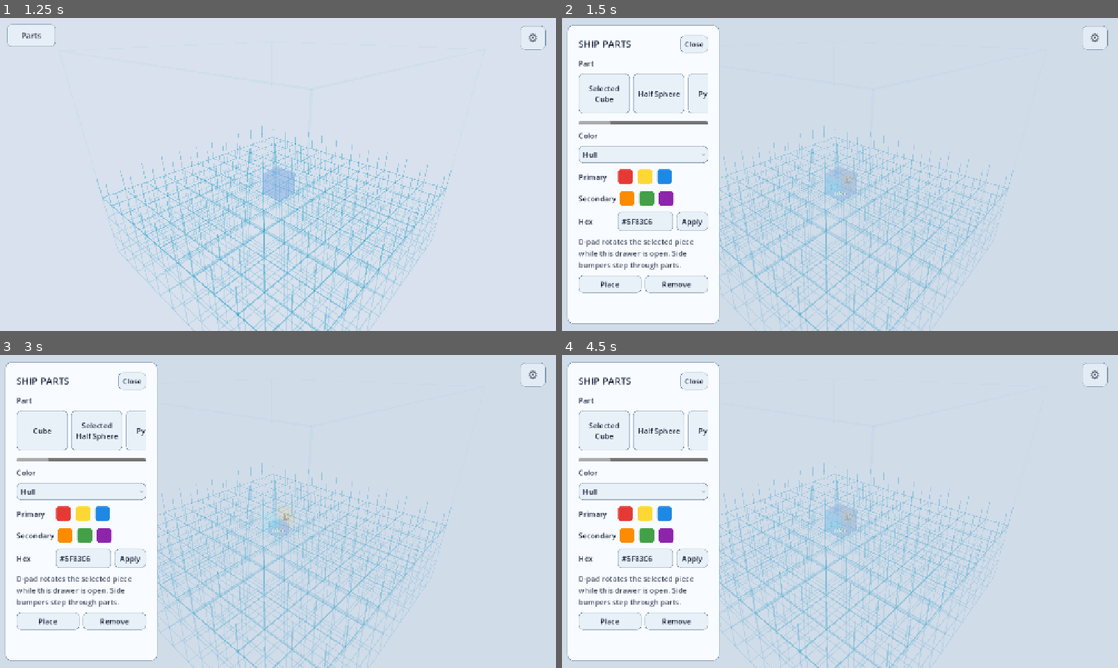
Above: before the commit, frames 1-4 (two rows, left to right).
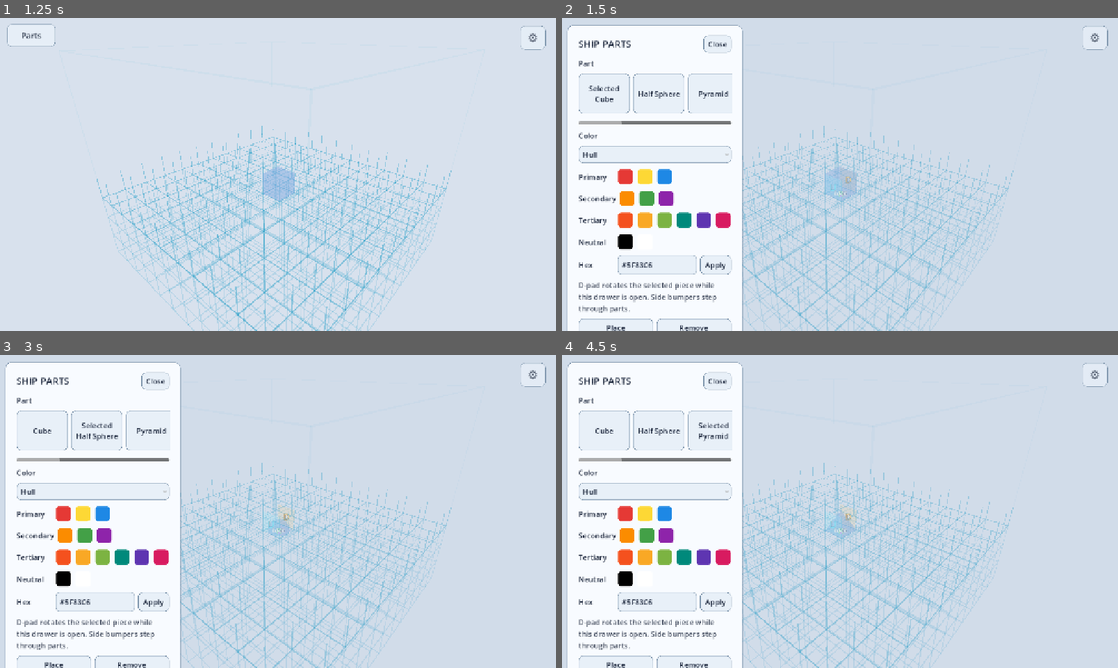
Above: after the commit, the same moments.

Repository: AkitaAttribute/SpaceMinerGame
Game: Godot game, scene res://main.tscn
The game is run twice, just before and just after one commit, with the same random seed, the same clock (stepped at 60 frames per second) and the same inputs.
Inputs:
- Up to frame 1 (1.25 s): click "+ Add" at 0.5 s
- Up to frame 2 (1.5 s): click "Parts" at 1.25 s
- Up to frame 3 (3 s): click "Selected Cube" at 2 s; click "Half Sphere" at 2.75 s
- Up to frame 4 (4.5 s): click "Cube" at 3.5 s; click "Pyramid" at 4.25 s

Frame 1 is identical in both runs. In frame 2, 6.8% of the frame differs, in the area x 1-33%, y 2-100%; in frame 3, 6.8%; in frame 4, 7.2%, in the area x 1-53%, y 2-100%.

Commit message:
Add tertiary black and white color swatches

Diff:
--- a/scripts/main.gd
+++ b/scripts/main.gd
@@ -364,6 +364,50 @@
         )
         secondary_row.add_child(swatch)
 
+    var tertiary_row := HBoxContainer.new()
+    tertiary_row.add_theme_constant_override("separation", 7)
+    content.add_child(tertiary_row)
+
+    var tertiary_label := Label.new()
+    tertiary_label.text = "Tertiary"
+    tertiary_label.custom_minimum_size = Vector2(82.0, 38.0)
+    tertiary_label.vertical_alignment = VERTICAL_ALIGNMENT_CENTER
+    tertiary_row.add_child(tertiary_label)
+
+    for spec in [
+        ["Red-orange", Color("#f4511e")],
+        ["Yellow-orange", Color("#f9a825")],
+        ["Yellow-green", Color("#7cb342")],
+        ["Blue-green", Color("#00897b")],
+        ["Blue-violet", Color("#5e35b1")],
+        ["Red-violet", Color("#d81b60")],
+    ]:
+        var swatch := _make_color_swatch(
+            str(spec[0]),
+            spec[1] as Color
+        )
+        tertiary_row.add_child(swatch)
+
+    var neutral_row := HBoxContainer.new()
+    neutral_row.add_theme_constant_override("separation", 7)
+    content.add_child(neutral_row)
+
+    var neutral_label := Label.new()
+    neutral_label.text = "Neutral"
+    neutral_label.custom_minimum_size = Vector2(82.0, 38.0)
+    neutral_label.vertical_alignment = VERTICAL_ALIGNMENT_CENTER
+    neutral_row.add_child(neutral_label)
+
+    for spec in [
+        ["Black", Color("#000000")],
+        ["White", Color("#ffffff")],
+    ]:
+        var swatch := _make_color_swatch(
+            str(spec[0]),
+            spec[1] as Color
+        )
+        neutral_row.add_child(swatch)
+
     var custom_row := HBoxContainer.new()
     custom_row.add_theme_constant_override("separation", 8)
     content.add_child(custom_row)
